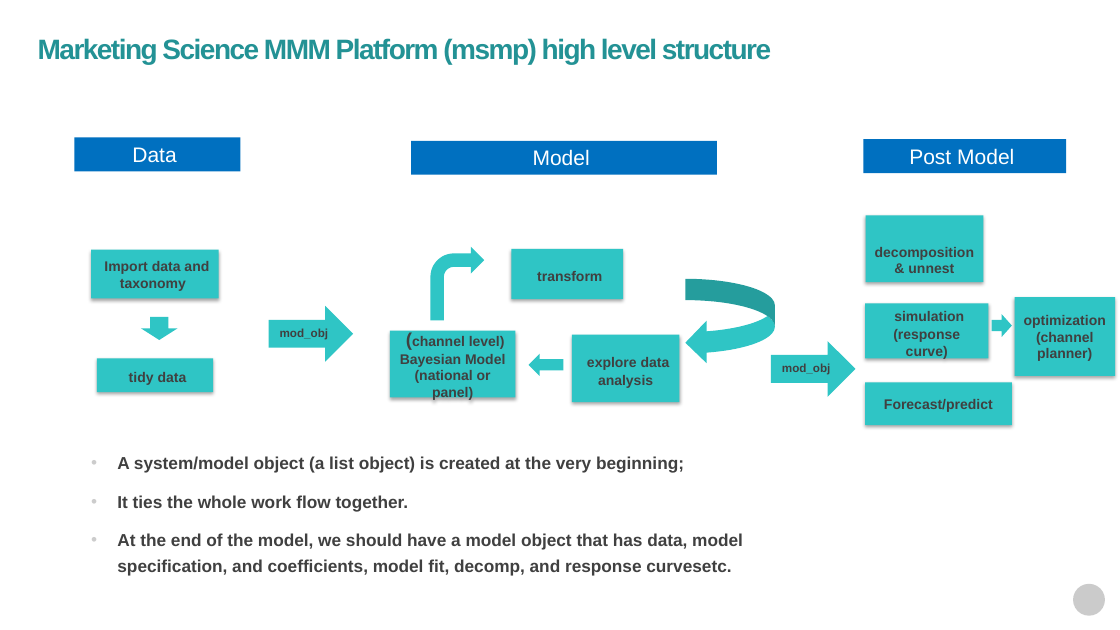
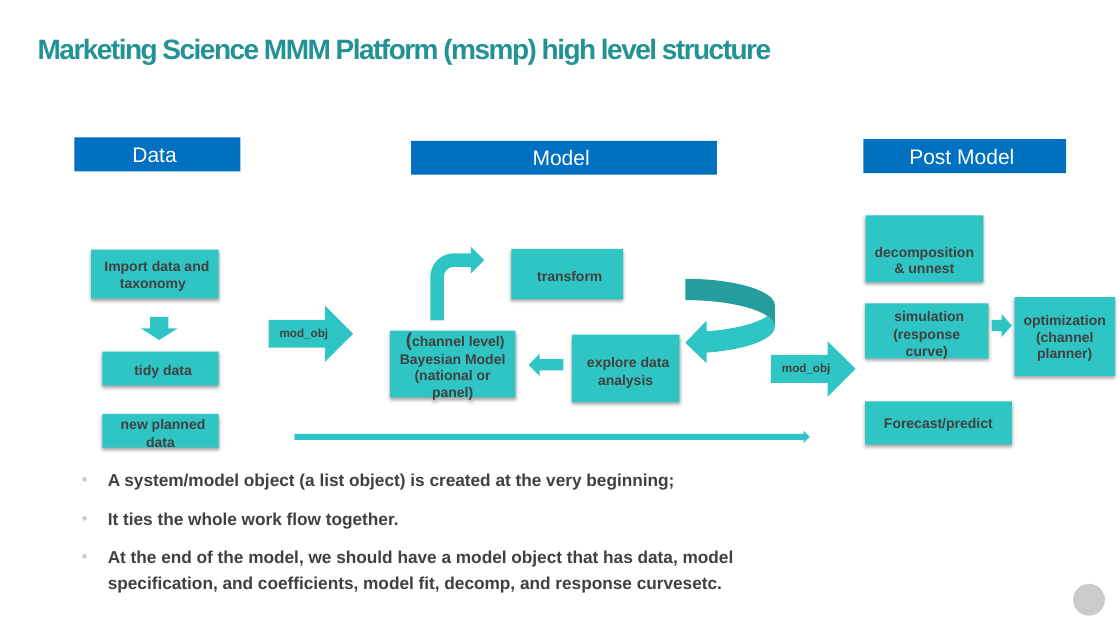
Before and after one commit to omgchdata/mmm_usa_codebase, a slide deck: slide 3 of msmp/doc/annalect - mmm 20191206.pptx. Drawn at 1120x630 pixels with LibreOffice and Linux fonts; fonts in the diff are those of the drawing; background and template pictures are left out. Boxes give left, top, right and bottom in pixels: in the first picture for what was removed or moved away, otherwise in the second. Text is boxed around its words. In the diff, an @@ line names an element or a change of style, - is before the commit and + after.

```diff
--- a/msmp/doc/annalect - mmm 20191206.pptx
+++ b/msmp/doc/annalect - mmm 20191206.pptx
@@ rectangle "tidy data": place and size @@
-rectangle "tidy data" at [97,359,213,392]
+rectangle "tidy data" at [103,351,218,385]
@@ rectangle added at [103,414,218,448], fill #2FC5C5, 12 pt, text #404040, bold @@
+new planned data
@@ rectangle "Forecast/predict": place and size @@
-rectangle "Forecast/predict" at [865,382,1012,425]
+rectangle "Forecast/predict" at [865,402,1012,444]
@@ right arrow added at [294,431,809,443], fill #2FC3C7 @@
@@ text "A system/model object (a list ...": place and size @@
-text "A system/model object (a list ..." at [117,456,743,576]
+text "A system/model object (a list ..." at [108,473,734,593]
```
Also in this commit, not shown: 4 other slides changed, 13 other files.
